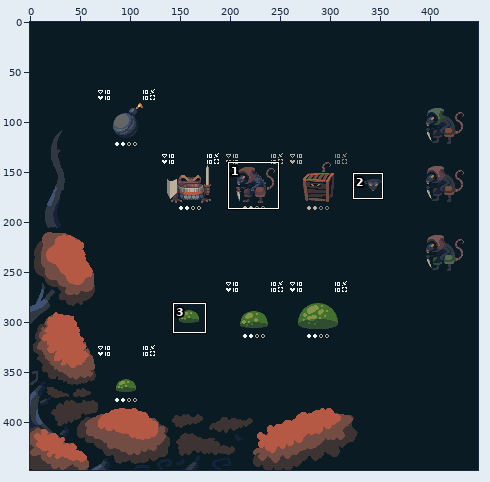
Two versions of one pixel-art file, Assets/Graphics/mockup v3.aseprite. Above, an overview of the earlier version with the close-up marked.
Close-up. Before the commit:
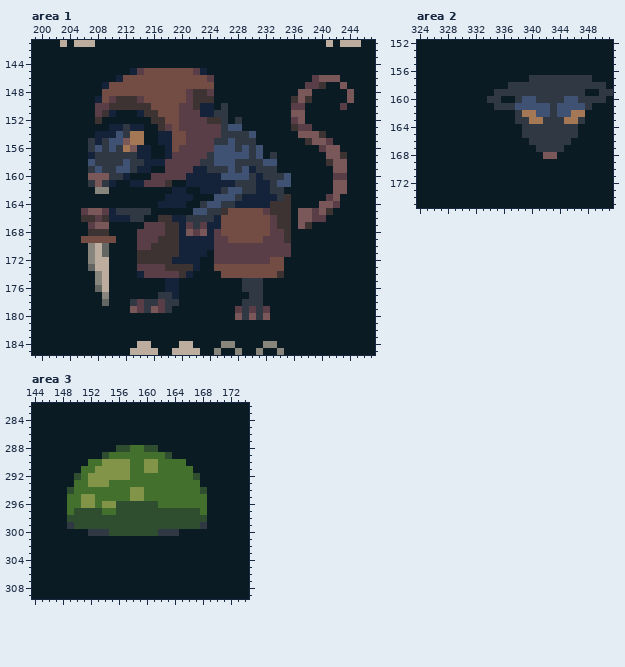
448x448 pixels, 1 frame. Colours within 5 levels of each other are drawn and written as one. Shown: area 1: x 199..247, y 141..185; area 2: x 324..351, y 152..175; area 3: x 144..174, y 282..309. The commit also changed other parts of the picture, which this record leaves out.
Once edited:
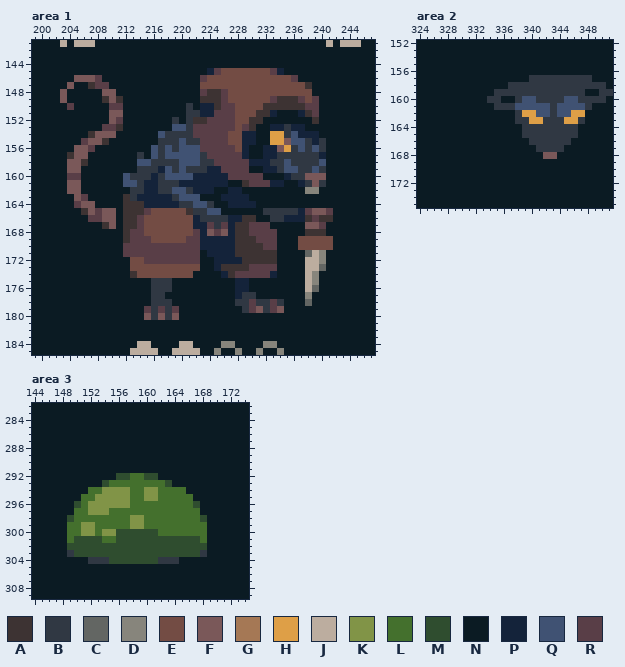
Palette (. is transparent): A #3d3333  B #303843  C #636663  D #87857c  E #734c44  F #7a5859  G #a57855  H #de9f47  J #bcad9f  K #819447  L #44702d  M #2f4d2f  N #0b1b23  P #14233a  Q #405273  R #593e47
Diff:
Changed rows in their new state; - is an unchanged pixel.
Area 1, layer "rats":
first column x 203:
145 ----------NNNNNNNNNNNPREEEEEEERP----------
146 --FFFR--NNNNNNNNNNNNREEEEEEEEEEEER--NNNN--
147 -F--ARRNNNNNNNNNNNNN--EEEEEEEEEEEEEANN--N-
148 F-----FFNNNNNNNNNNNNRAAREEEEEEEEEEEE-----N
149 F----NAF-NNNNNNNNNNN--AREEEEEERAA-RER----N
150 -R---NNRRNNNNNNNNNBN--ARREEEEAAAAAARR---N-
151 -----NNFF--NNNNNNNBB--RRREEEAAP--NPAR-----
152 -----N-FR----NNNBNBAARRRREEAA----NN-A-----
153 ------RRANNN--NNQQB----RRERA--PPBPPN------
154 ----AFFFNNNN--QBBBB----REEPP--HHBQPPPN----
155 ---RFFANNNNN--BBBQBB--RREEPP--HHFQQBPBN---
156 --FFRNNNNNNNNQBQBQQQ--RRREPNNPPFHBQBQBNN--
157 -AFFNNNNNNNBNQBQQQQQBRRRRRPNNPPBBBBBBPNNN-
158 -FFANNNNNNNQQBBBBQQQ--RRRRRPPPBBQBBBBQNNN-
159 -FF-NNNNNNNBBBPQBQBBBPPRRRRNNPPBQQBBQB-NN-
160 -RR-NNNNNQBBBPBQQQQ----PRRRRRNNNPBBFFF-NN-
161 -FF-NNNN-QQBPPBBBP------NNARRRPPN-PBFB-NN-
162 -FF--NN---BBPPBBQQBP--NNPPNNNNNN---DD--NN-
163 --FR-----ABPPPP-BQQQ--NPPP-NNNNNN-----NN--
164 --RFF----AAAPP---BBQQBNNP---NNNNN----NNN--
165 ---A-RFFNAAAREEEEEABBQQNNNNNNBBBBBPRF-R---
166 ---NR-FFNAAREEEEEEEP--BBPPAANNBBPPPA-AA---
167 ----NNAF-AAREEEEEEEPPRBRPAARRRNNN-NFFR----
168 ----NNN--AR-EEEEEEE-PF-FPAARRR-NN--AAA----
169 ---NNNNN-AR--EEEEERR--PPPAAAR--NN-EEEEE---
170 ----NNN--RR--RRRRRRR--PPPAAAA--NN-EEEEE---
171 ----NNN--RRRRRRRRRRRNPPPPAAAAAANN--CJD----
172 ----NNN---EERRRRRRRR--PPPPAAAAAN---JJD----
173 ----NNN---EEEEEEEEEE--PAAAARRRRN---JJC----
174 -----NN---AEEEEEEEE----PARRRRRPN---JD-----
175 -----NN------BBBN--------PPNN------JD-----
176 -----NN------BBBN--------PPNN------JC-----
177 ------N------B-NN--------PB-N------D------
178 ------N---NNN-B-N--------B-R-BRB---C------
179 ----------NNRB--R--------N--FBRF----------
180 ------------FBFBF--------NNNNN------------
Area 2, layer "rats":
first column x 339:
162 HH-----HH
163 -HH---HH-
Area 3, layer "big slime":
first column x 149:
288 -------NNNNNN-------
289 -----NNNNNNNNNN-----
290 ---NNNNNNNNNNNNNN---
291 --NNNNNNNNNNNNNNNN--
292 -NNNNNNMM--MMNNNNNN-
293 -NNNNM--------MNNNN-
294 NNN--KKKKLLKK----NNN
295 NNLLKKKKKLLKK-----NN
296 NML-K--KKLLLL-----MN
297 NLLKKK-LLLLLLLLLLLLN
298 -LLLLLLLLKKLLLLLLLL-
299 LLKKLLLLLKKLLLLLLLLL
300 LLKKLKK------LLLLLLL
301 LMMMMLLMMMMMMMMMMMML
302 MMMMMMMMMMMMMMMMMMMM
303 BMMMMMMMMMMMMMMMMMMB
304 ---BBBMMMMMMMBBB----
Changed places in both close-ups, as pixel boxes (x1, y1, x2, y2):
changed: (60, 68, 354, 320)
changed: (522, 110, 543, 124)
changed: (564, 110, 585, 124)
changed: (67, 445, 207, 564)
